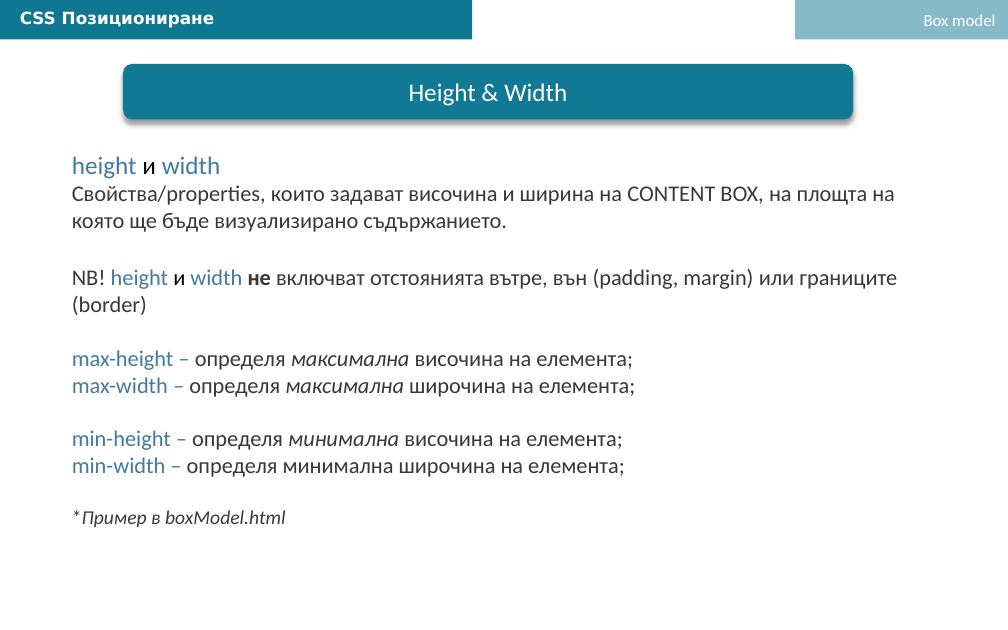
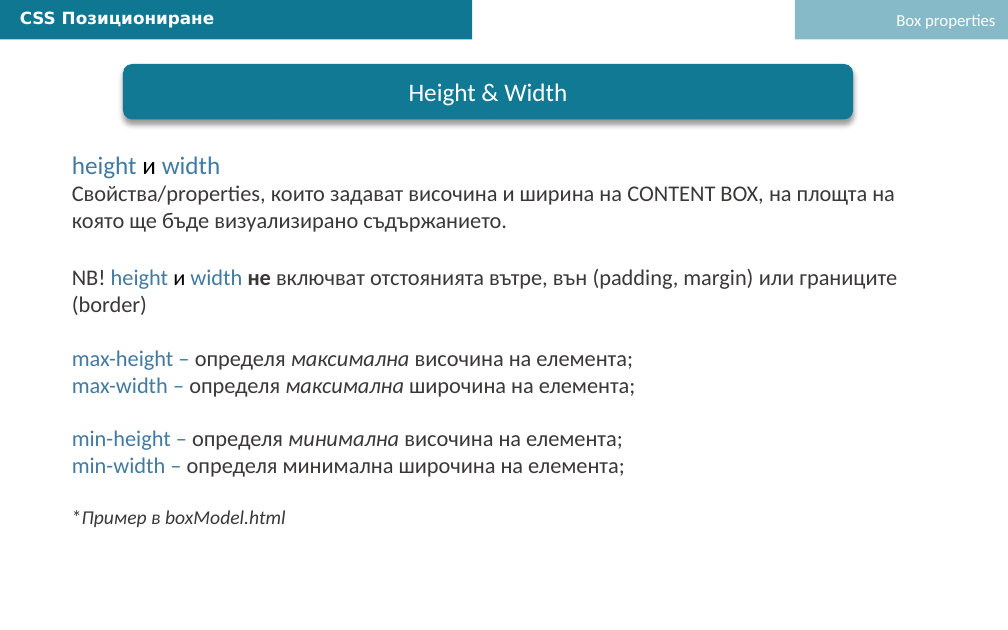
Before and after one commit to DNinev/swiftFE_v1, a slide deck: slide 4 of Lections/L6/FE-L6-15-05-box-model.pptx. Drawn at 1008x630 pixels with LibreOffice and Linux fonts; fonts in the diff are those of the drawing; background and template pictures are left out. Boxes give left, top, right and bottom in pixels: in the first picture for what was removed or moved away, otherwise in the second. Text is boxed around its words. In the diff, an @@ line names an element or a change of style, - is before the commit and + after.

```diff
--- a/Lections/L6/FE-L6-15-05-box-model.pptx
+++ b/Lections/L6/FE-L6-15-05-box-model.pptx
@@ text at [896, 14, 995, 29]: text changed @@
-Box model
+Box properties
```
Also in this commit, not shown: 2 other slides changed, 1 other file.
